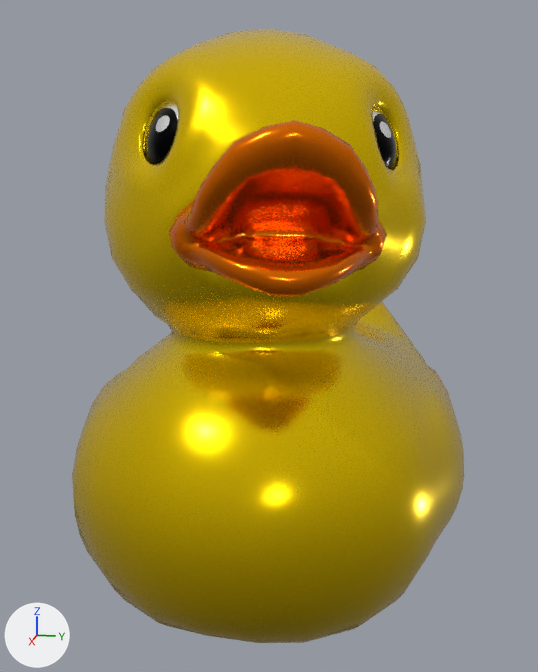
Renders of the glTF model harness/assets/khronos/duck.glb from each side of a commit.
The view is the same before and after, from a 50 mm lens placed at (2.309, 0.452, 1.338), pointed at (0.155, 0.021, 0.8). Lighting does not change. The marker at lower left points along +X, +Y and +Z. The picture after the commit comes second. Where no turn or scale is listed for an object, it has been applied to the vertices.

Names of what the first picture shows: 'LOD3spShape'.
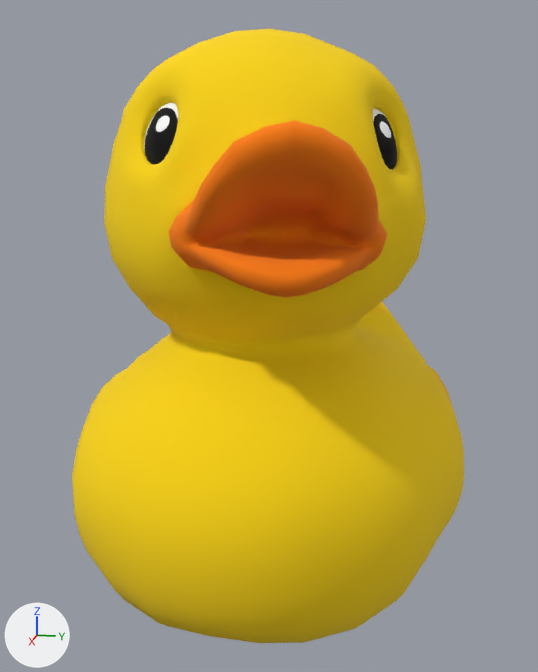
Boxes [x1, y1, x2, y2] around the edits, measured in the pictures (538 x 672 px):
```json
{"object": "LOD3spShape", "change": "surface changed", "before": [72, 29, 464, 643], "after": [72, 29, 464, 643], "on screen": "lighter"}
```

Scene script edits in JSON lines:
```json
{"op": "set", "path": "mat_blinn3_fx.metallic", "old": "0.9", "new": "0.0"}
{"op": "set", "path": "mat_blinn3_fx.roughness", "old": "0.2", "new": "1.0"}
```
